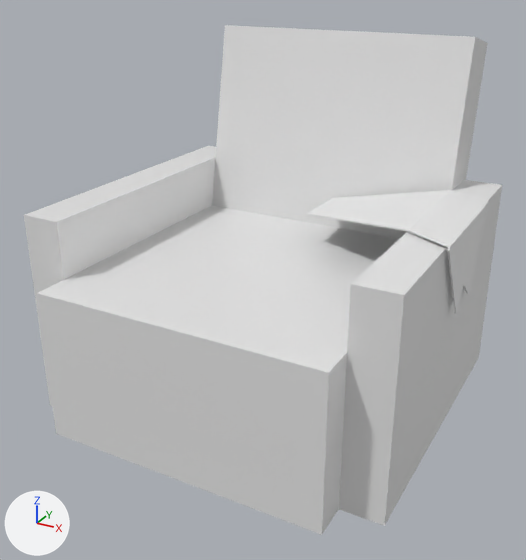
Two versions of the Blender file couch.blend, one commit apart.
Both versions are drawn from a 50 mm camera at (2.25, -4.21, 2.98) aimed at (-0.02, -0.08, 0.91). Arrows for +X, +Y and +Z are at lower left; the lights stay in place.

Names of what the first picture shows: 'Cloth', 'Couch'.
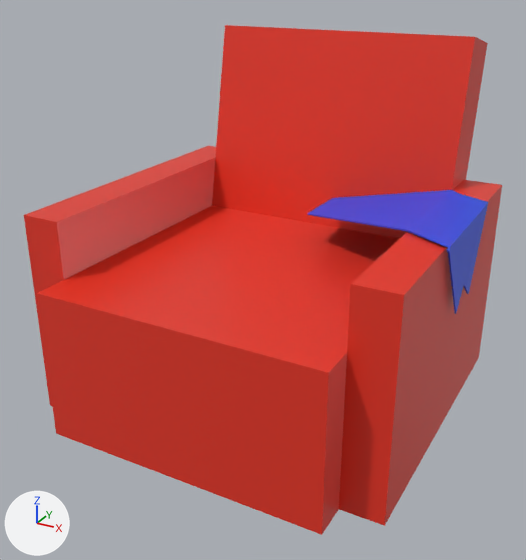
Commit message: Update couch.blend
added basic material for colors

What differs and where, as boxes [x1, y1, x2, y2] in the pictures (526 x 560 px):
'Couch', recoloured (white to red): [24, 25, 502, 535] in both
'Cloth', recoloured (white to blue): [307, 190, 488, 314] in both

Edits to the bpy script that builds the scene:
```text
Change mat_material:
    mat_material.base_color: (0.8, 0.8, 0.8) -> (0.8, 0.0366, 0.0177)  # white #e7e7e7 -> red #e73624
Add mat_material_001:
    mat_material_001 = principled_material('Material.001')
    mat_material_001.base_color = (0.0204, 0.0778, 0.8)  # blue #274fe7
Change me_plane:
    where me_plane.from_pydata(...)  # 16 vertices, 6 faces; spans x -1.066..0.174, y -0.021..1.123, z -0.528..0.024
    add me_plane.materials.append(mat_material_001)  # blue #274fe7
```
